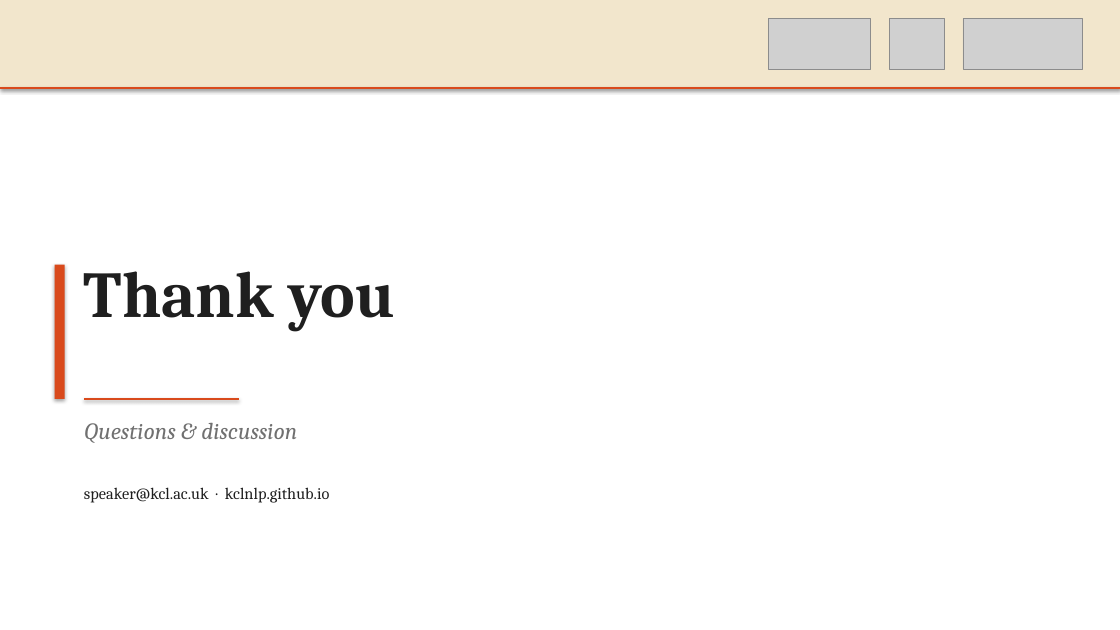
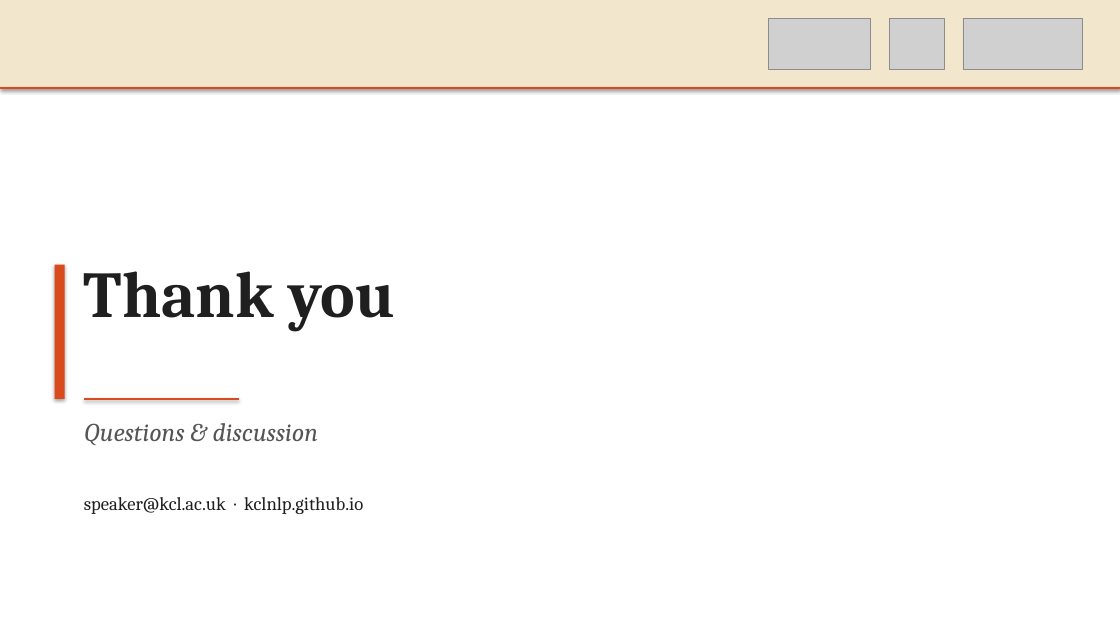
Before and after one commit to preordinary/KCLNLP_SlidesTemplate, a slide deck: slide 5 of templates/tree_yellow_texture/KCLNLP_TreeYellow.pptx. Drawn at 1120x630 pixels with LibreOffice and Linux fonts; fonts in the diff are those of the drawing; grey boxes stand for pictures. Boxes give left, top, right and bottom in pixels: in the first picture for what was removed or moved away, otherwise in the second. Text is boxed around its words. In the diff, an @@ line names an element or a change of style, - is before the commit and + after.

```diff
--- a/templates/tree_yellow_texture/KCLNLP_TreeYellow.pptx
+++ b/templates/tree_yellow_texture/KCLNLP_TreeYellow.pptx
@@ text "Questions & discussion" at (84,423,318,445): size 20 to 22 pt, text colour #707070 to #555555 @@
@@ text "speaker@kcl.ac.uk · kclnlp.github.io": place and size @@
-text "speaker@kcl.ac.uk · kclnlp.github.io" at (84,487,330,503)
+text "speaker@kcl.ac.uk · kclnlp.github.io" at (84,497,363,514)
@@ text "speaker@kcl.ac.uk · kclnlp.github.io" at (84,497,363,514): size 14 to 16 pt @@
```
Also in this commit, not shown: 4 other slides changed, 2 other files.
